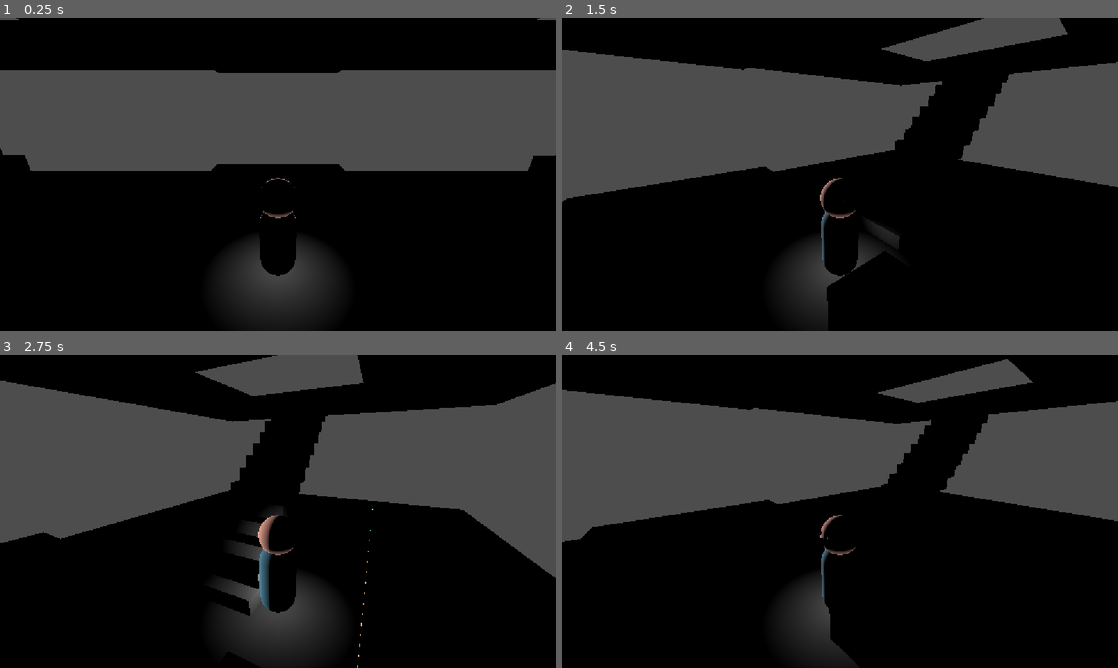
Above: before the commit, frames 1-4 (two rows, left to right).
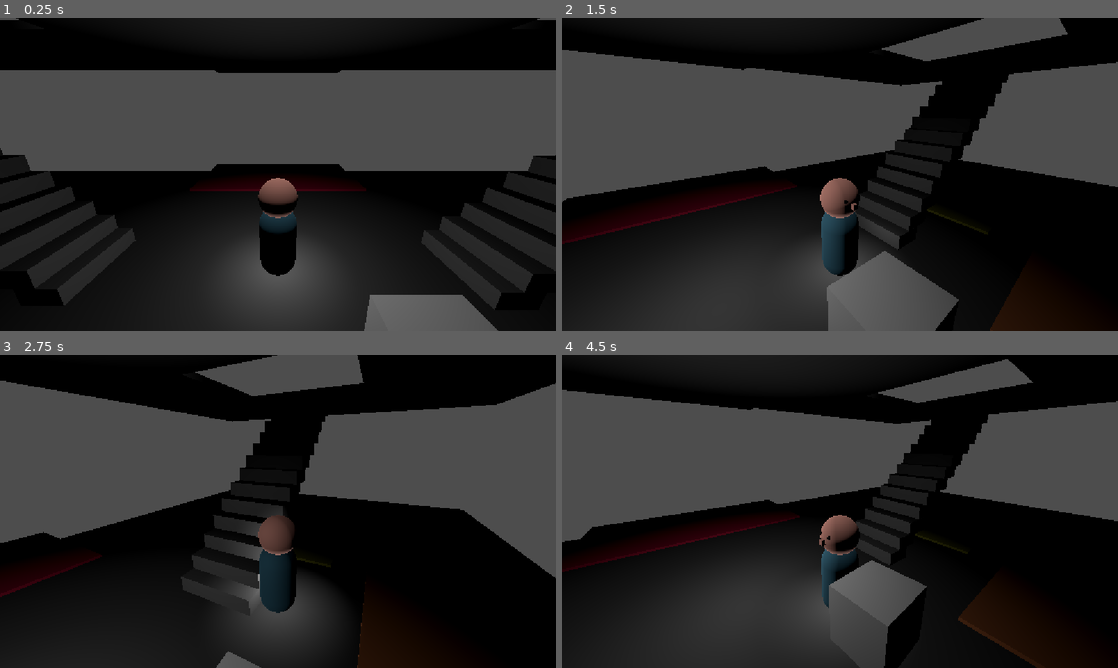
Above: after the commit, the same moments.

Repository: doudoulolita/Dans_les_etages
Game: Godot game, scene res://Scenes/level.tscn
Same seed, same stepped clock (60 frames per second), same inputs: the game is played once before the commit and once after it.
Inputs:
- Up to frame 1 (0.25 s): no input
- Up to frame 2 (1.5 s): tap Enter at 0.5 s; hold Right (walk_right) 0.53-1.28 s; tap Space (jump) at 0.77 s; hold Down (walk_down) from 1.28 s (still down)
- Up to frame 3 (2.75 s): tap Space (jump) at 1.52, 2 s; release Down (walk_down) at 2.03 s; hold Right (walk_right) from 2.03 s (still down)
- Up to frame 4 (4.5 s): release Right (walk_right) at 2.78 s; hold Up (walk_up) 2.78-3.53 s; tap Space (jump) at 3.02, 3.77 s; tap Enter at 3.5 s; hold Left (walk_left) from 3.53 s (still down)

The runs differ from the first frame. In frame 1, 22% of the frame differs, in the area x 0-100%, y 0-100%; in frame 2, 20%; in frame 3, 7.7%; in frame 4, 21%.

Commit message:
correction éclairage

Diff:
--- a/dans_les_etages_01/Scenes/level.tscn
+++ b/dans_les_etages_01/Scenes/level.tscn
@@ -8,8 +8,14 @@
 
 [node name="Level" type="Node3D" unique_id=129150085]
 
-[node name="DirectionalLight3D" type="DirectionalLight3D" parent="." unique_id=671998586]
-transform = Transform3D(1, 0, 0, 0, 1, 0, 0, 0, 1, 0, 37.207474, 0)
+[node name="Eclairage_sous_sol" type="OmniLight3D" parent="." unique_id=1695669813]
+transform = Transform3D(1, 0, 0, 0, 1, 0, 0, 0, 1, 0, 4.43309, 0)
+omni_range = 20.0
+
+[node name="Eclairage_etage" type="OmniLight3D" parent="." unique_id=279299894]
+transform = Transform3D(1, 0, 0, 0, 1, 0, 0, 0, 1, 0, 18.312157, 0)
+light_energy = 5.0
+omni_range = 20.0
 
 [node name="Box1" parent="." unique_id=259116536 node_paths=PackedStringArray("player") instance=ExtResource("2_k5f4k")]
 transform = Transform3D(1, 0, 0, 0, 1, 0, 0, 0, 1, -4.5043297, 1.8055911, -5.8868504)
@@ -39,3 +45,5 @@
 
 [connection signal="body_entered" from="Box1" to="Player" method="_on_box_1_body_entered"]
 [connection signal="body_entered" from="Box2" to="Player" method="_on_box_2_body_entered"]
+
+[editable path="Player"]
